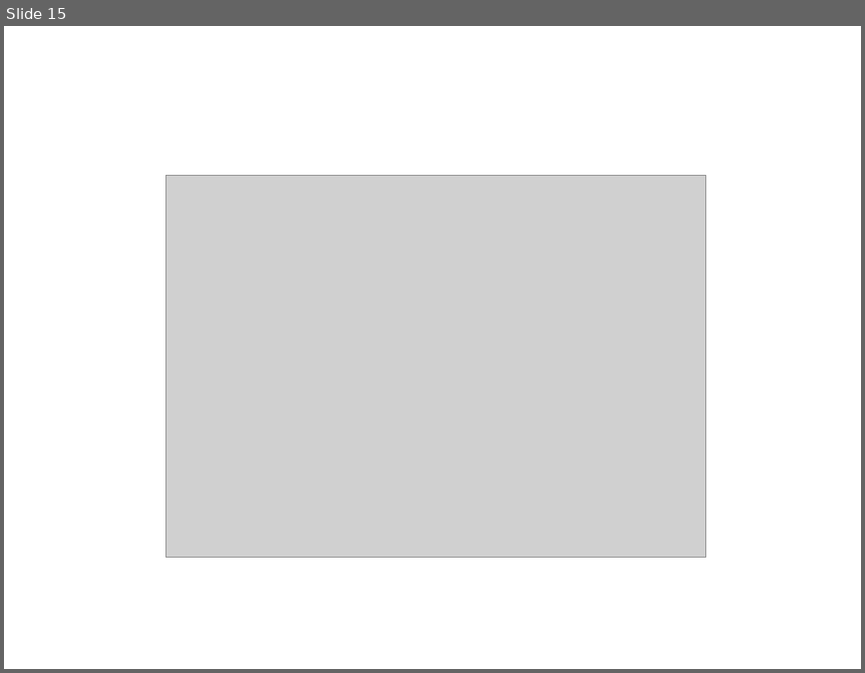
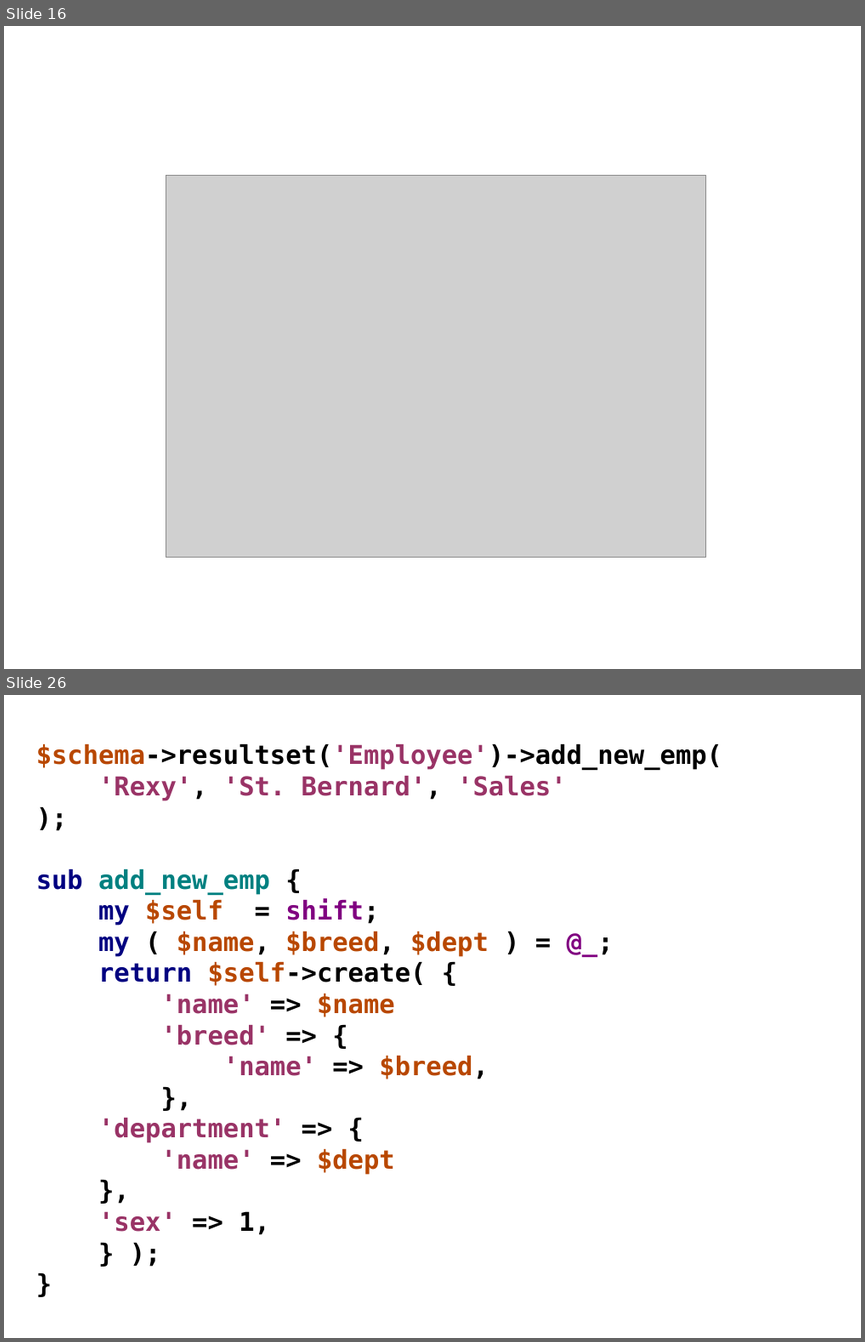
Before and after one commit to erezschatz/Presentation, a slide deck: dbix-class.odp. Shown one above the other, each under a label of ours: slide 15 before the commit, slides 16 and 26 after it; the slides between them are not shown. The pictures are 865x673 and 865x1342 pixels, drawn with LibreOffice and Linux fonts; fonts in the diff are those of the drawing; grey boxes stand for pictures. Boxes give left, top, right and bottom in pixels: in the first picture for what was removed or moved away, otherwise in the second. Text is boxed around its words. In the diff, an @@ line names an element or a change of style, - is before the commit and + after.

```diff
--- a/dbix-class.odp
+++ b/dbix-class.odp
@@ slide 26 added at (x1=4, y1=695, x2=861, y2=1338), background #FFFFFF @@
@@ text added at (x1=36, y1=743, x2=722, y2=1235), 24 pt, text #993366, bold @@
+$schema->resultset('Employee')->add_new_emp(
+'Rexy', 'St. Bernard', 'Sales'
+);
+sub add_new_emp {
+my $self = shift;
+my ( $name, $breed, $dept ) = @_;
+return $self->create( {
+'name' => $name
+'breed' => {
+'name' => $breed,
+},
+'department' => {
+'name' => $dept
+},
+'sex' => 1,
+} );
+}
@@ what was slide 15 is now slide 16 @@
```
Also in this commit, not shown: 6 slides changed, 9 other slides added, 2 other files.
